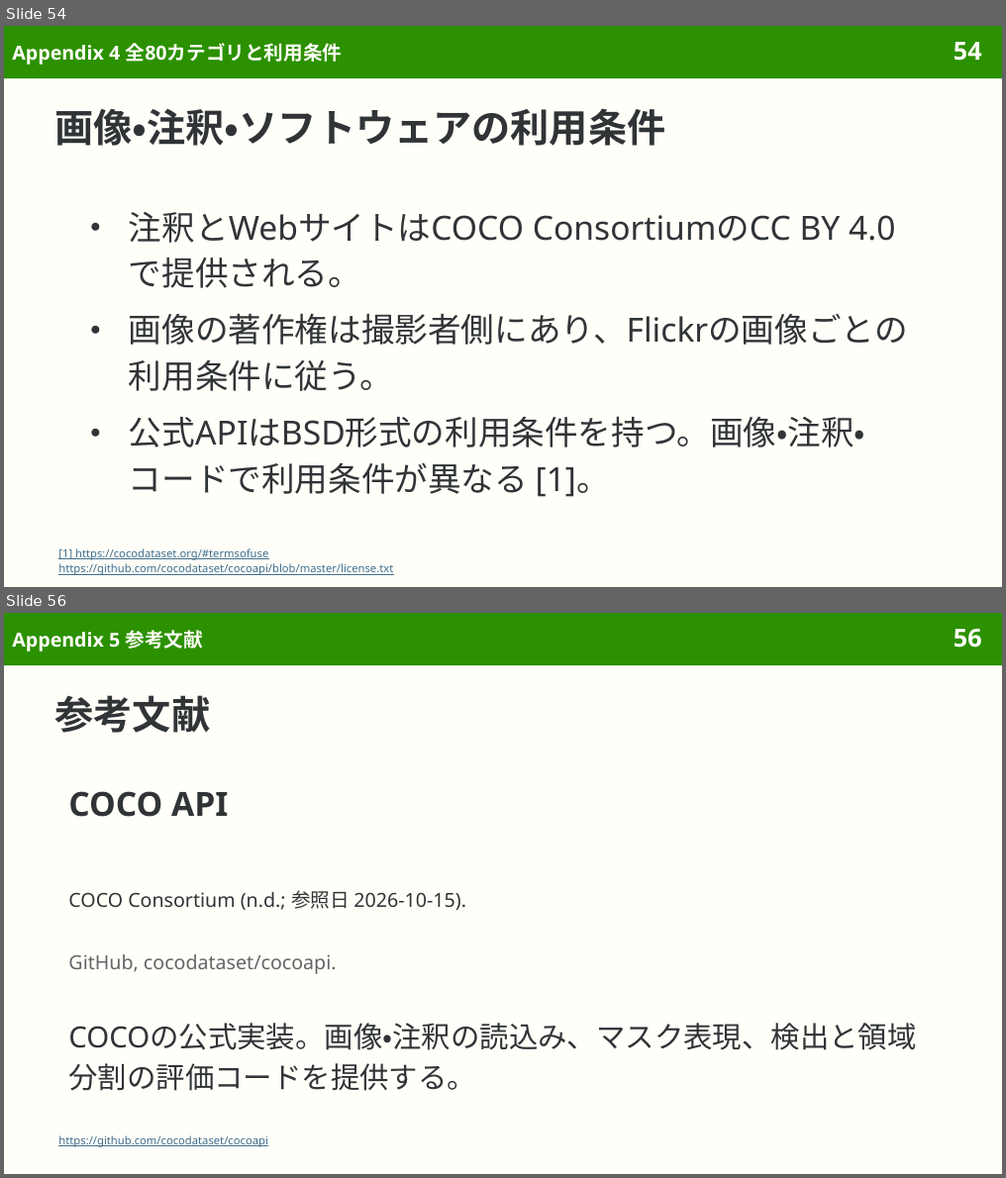
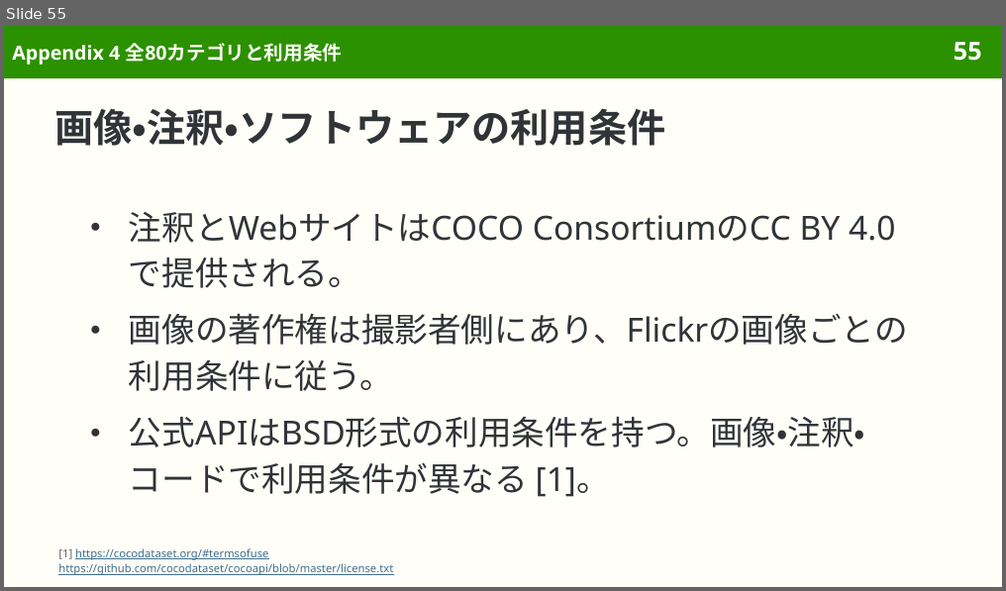
Before and after one commit to sasakiy84/datasets-in-10-minutes, a slide deck: slides/datasets-in-10-minutes-coco.pptx. Shown one above the other, each under a label of ours: slides 54 and 56 before the commit, slide 55 after it; the slides between them are not shown. The pictures are 1006x1178 and 1006x591 pixels, drawn with LibreOffice and Linux fonts; fonts in the diff are those of the drawing. Boxes give left, top, right and bottom in pixels: in the first picture for what was removed or moved away, otherwise in the second. Text is boxed around its words. In the diff, an @@ line names an element or a change of style, - is before the commit and + after.

Commit message:
Align COCO slide styling and refine appendix navigation

```diff
--- a/slides/datasets-in-10-minutes-coco.pptx
+++ b/slides/datasets-in-10-minutes-coco.pptx
@@ slide 56 removed at (x1=4, y1=613, x2=1002, y2=1174), background #FFFEF8; not listed: 2 template elements that a slide beside it also shows @@
@@ title removed at (x1=12, y1=630, x2=203, y2=652) @@
-Appendix 5 参考文献
@@ title removed at (x1=55, y1=695, x2=211, y2=733) @@
-参考文献
@@ text removed at (x1=68, y1=791, x2=228, y2=817) @@
-COCO API
@@ text removed at (x1=68, y1=890, x2=466, y2=910) @@
-COCO Consortium (n.d.; 参照日 2026-10-15).
@@ text removed at (x1=68, y1=955, x2=337, y2=974) @@
-GitHub, cocodataset/cocoapi.
@@ text removed at (x1=68, y1=1023, x2=916, y2=1091) @@
-COCOの公式実装。画像・注釈の読込み、マスク表現、検出と領域分割の評価コードを提供する。
@@ text removed at (x1=58, y1=1136, x2=267, y2=1148) @@
-https://github.com/cocodataset/cocoapi
@@ what was slide 54 is now slide 55 @@
@@ slide 55 changed as well @@
@@ page number at (x1=953, y1=42, x2=982, y2=61): text changed @@
-54
+55
@@ text at (x1=58, y1=549, x2=268, y2=561): text colour #3F6F8F to #626669, underline off in "[1]" @@
```
Also in this commit, not shown: 50 other slides changed, 1 slide added, 2 other slides removed, 3 other files.
